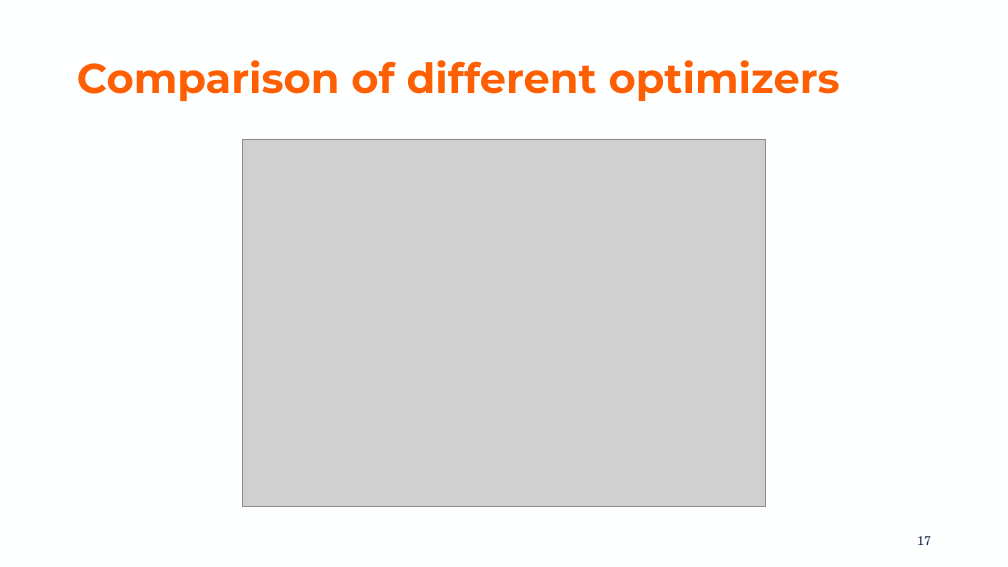
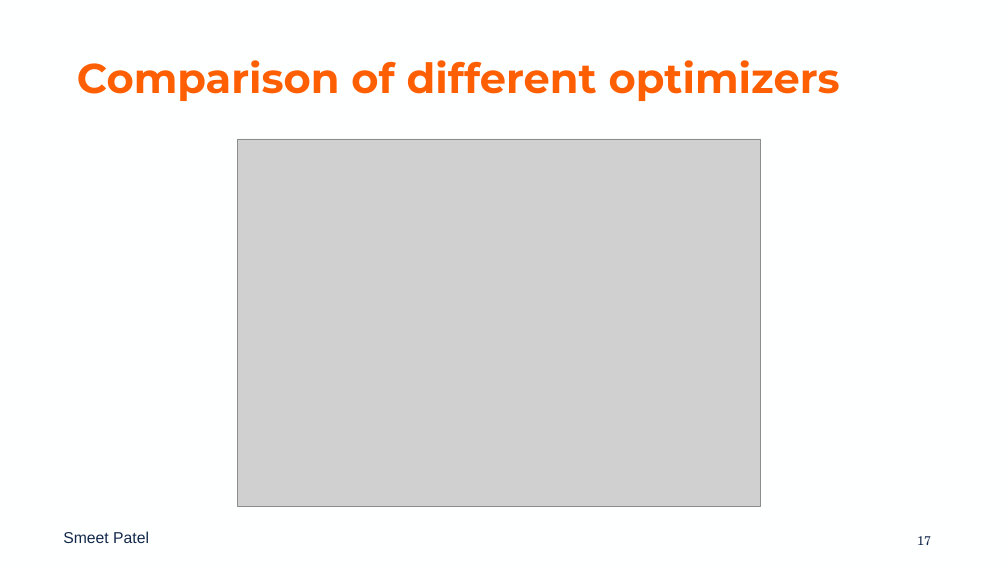
Before and after one commit to kslu2/Predicting_LA_Crimes, a slide deck: slide 17 of Project Presentation.pptx. Drawn at 1008x567 pixels with LibreOffice and Linux fonts; fonts in the diff are those of the drawing; grey boxes stand for pictures; background and template pictures are left out. Boxes give left, top, right and bottom in pixels: in the first picture for what was removed or moved away, otherwise in the second. Text is boxed around its words. In the diff, an @@ line names an element or a change of style, - is before the commit and + after.

```diff
--- a/Project Presentation.pptx
+++ b/Project Presentation.pptx
@@ picture: place and size @@
-picture at (243,139,765,507)
+picture at (238,139,761,507)
@@ text added at (63,531,149,543), 15 pt, text #13294B @@
+Smeet Patel
```
Also in this commit, not shown: 19 other slides changed, 5 slides added, 4 slides removed, 3 other files.
